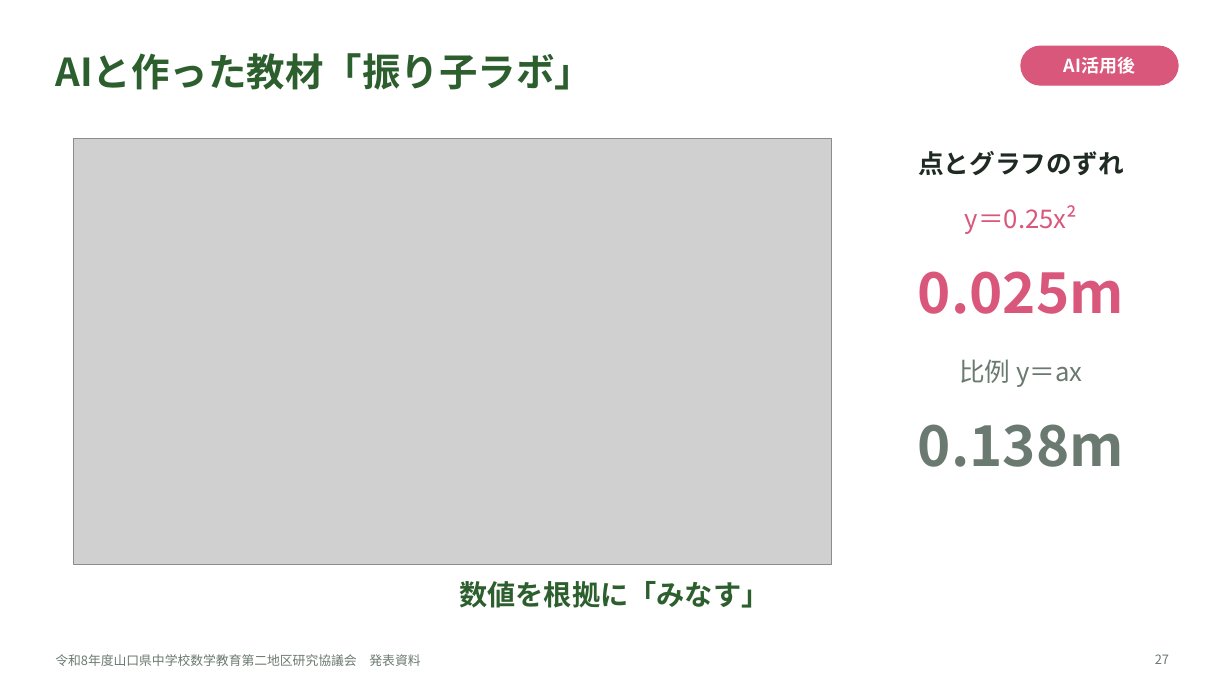
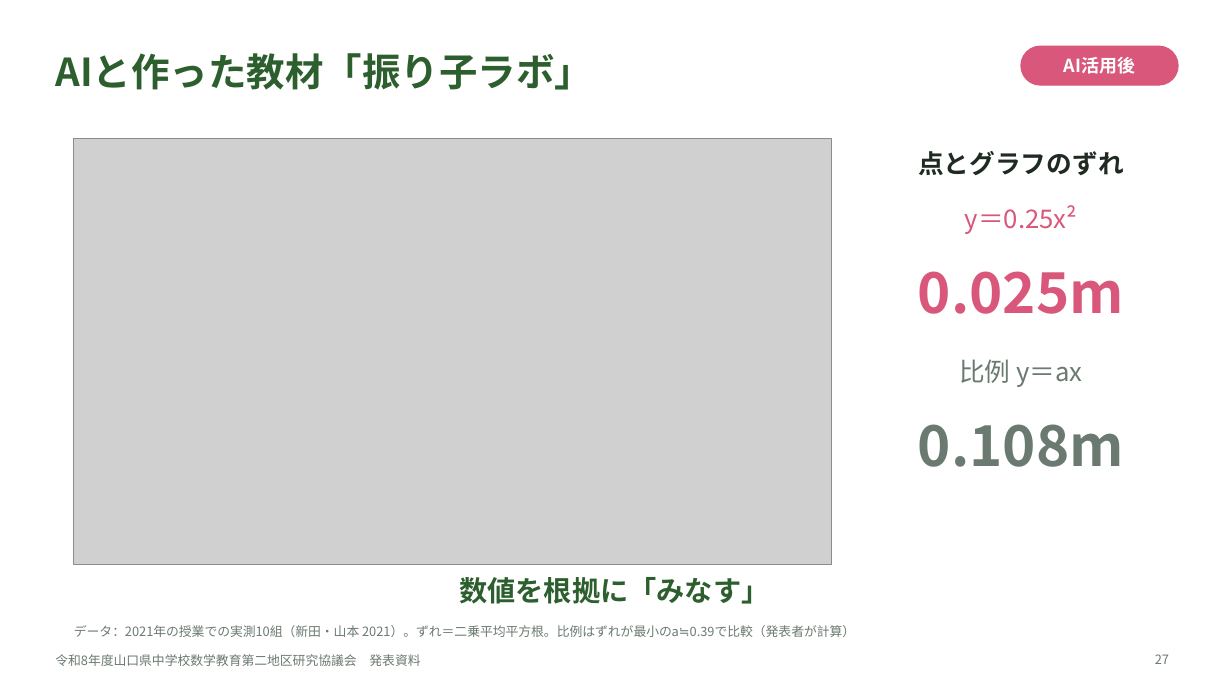
Before and after one commit to margiela14th-sudo/my-ai-project, a slide deck: slide 27 of 07_完成資料/県大会発表_生成AI授業再構築.pptx. Drawn at 1232x693 pixels with LibreOffice and Linux fonts; fonts in the diff are those of the drawing; grey boxes stand for pictures. Boxes give left, top, right and bottom in pixels: in the first picture for what was removed or moved away, otherwise in the second. Text is boxed around its words. In the diff, an @@ line names an element or a change of style, - is before the commit and + after.

```diff
--- a/07_完成資料/県大会発表_生成AI授業再構築.pptx
+++ b/07_完成資料/県大会発表_生成AI授業再構築.pptx
@@ text at (918,424,1124,467): text changed @@
-0.138m
+0.108m
@@ text "数値を根拠に「みなす」": place and size @@
-text "数値を根拠に「みなす」" at (459,581,769,608)
+text "数値を根拠に「みなす」" at (459,577,769,604)
@@ text added at (74,625,856,637), 10 pt, text #6B7A70 @@
+データ：2021年の授業での実測10組（新田・山本 2021）。ずれ＝二乗平均平方根。比例はずれが最小のa≒0.39で比較（発表者が計算）
```
Also in this commit, not shown: 11 other slides changed, 10 other files.
